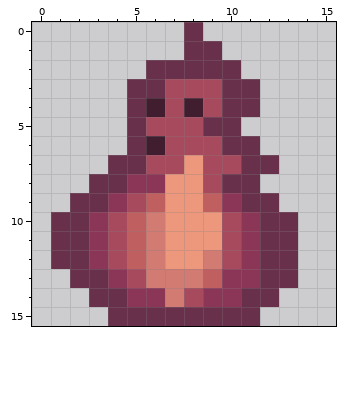
Pixel-art file -- assets/enemies/enemy_test.aseprite. The picture above is the old version.
16x16 pixels, 1 frame.
The same view after the edit:
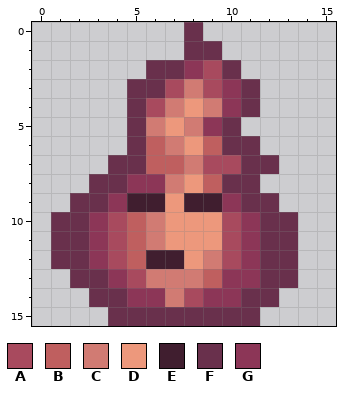
Palette (. is transparent): A #a84a5e  B #bf5f5f  C #d17b73  D #ed987c  E #401e2f  F #69304c  G #8c3657
Change:
y 2: x 8..9 FF -> GA
y 3: x 8 A -> C; x 10 F -> G
y 4: x 6..10 EAEAF -> ACDCG
y 5: x 6..9 AAAF -> CDCG
y 6: x 6..9 EAAA -> BCDB
y 7: x 6..8 AAD -> BBC
y 8: x 7 D -> C; x 9 A -> B
y 9: x 5..6 AB -> EE; x 8..9 DB -> EE
y 12: x 6..7 CD -> EE
Boxes around the changes in both pictures, in picture pixels (x1, y1, x2, y2):
changed: (127, 60, 241, 269)
